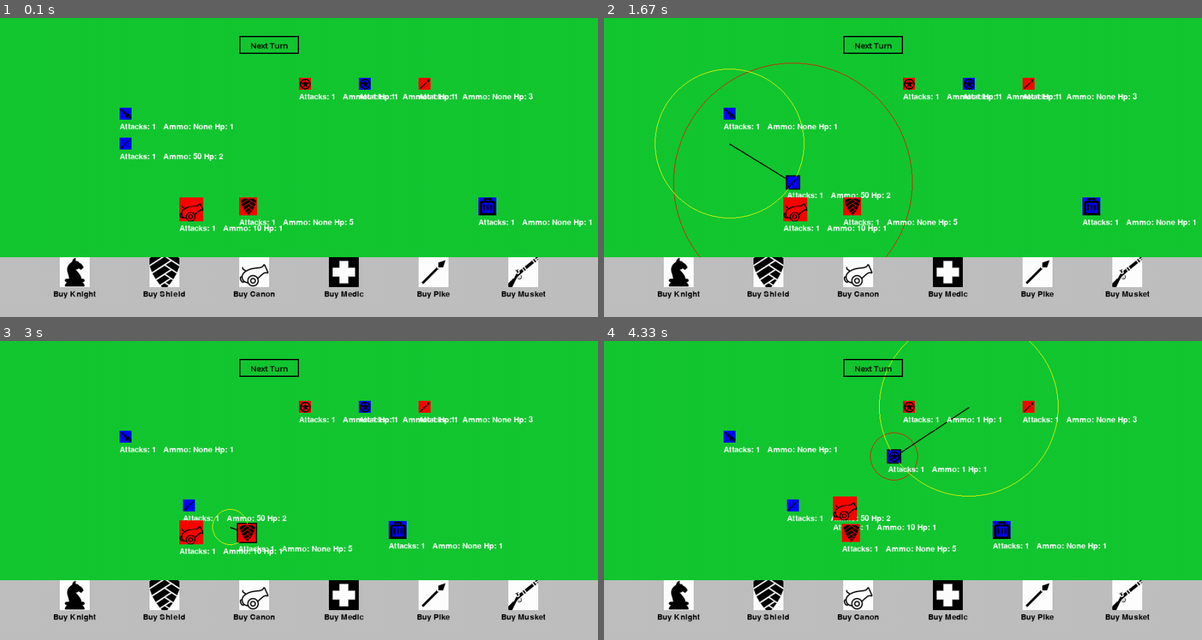
Above: before the commit, frames 1-4 (two rows, left to right).
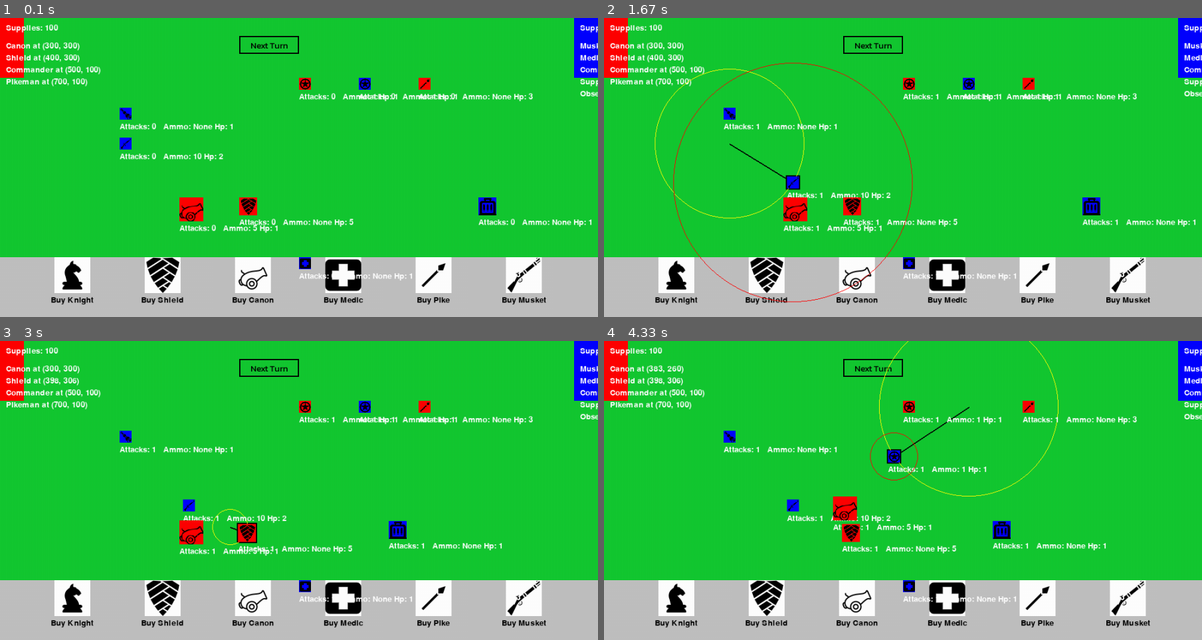
Above: after the commit, the same moments.

Repository: Nockiest/pygame-battleforge.
Game: pygame game, started from app.py
Two runs of this game, one before a commit and one after it. Both use one fixed random seed, a clock stepped at 60 frames per second and the inputs below.
Inputs (mouse positions are in pixels of both pictures, inside the frame that each line leads up to):
- Up to frame 1 (0.1 s): no input
- Up to frame 2 (1.67 s): click "Next Turn" at 0.38 s; press the mouse at (729, 143) at 0.7 s; move the mouse to (711, 149) at 0.8 s; release the mouse at (687, 158) at 0.93 s; press the mouse at (855, 275) at 1.03 s; move the mouse to (825, 251) at 1.13 s; release the mouse at (789, 227) at 1.27 s; press the mouse at (765, 275) at 1.37 s; move the mouse to (807, 245) at 1.47 s; release the mouse at (843, 215) at 1.6 s
- Up to frame 3 (3 s): press the mouse at (484, 529) at 1.7 s; move the mouse to (388, 529) at 1.8 s; release the mouse at (293, 532) at 1.93 s; press the mouse at (245, 529) at 2.03 s; move the mouse to (161, 472) at 2.13 s; release the mouse at (77, 418) at 2.27 s; press the mouse at (251, 598) at 2.37 s; move the mouse to (209, 559) at 2.47 s; release the mouse at (167, 520) at 2.6 s; press the mouse at (269, 367) at 2.7 s; move the mouse to (334, 478) at 2.8 s; release the mouse at (406, 589) at 2.93 s
- Up to frame 4 (4.33 s): press the mouse at (795, 532) at 3.03 s; move the mouse to (920, 520) at 3.13 s; release the mouse at (1052, 511) at 3.27 s; press the mouse at (873, 367) at 3.37 s; move the mouse to (777, 400) at 3.47 s; release the mouse at (681, 436) at 3.6 s; press the mouse at (1034, 598) at 3.7 s; move the mouse to (861, 490) at 3.8 s; release the mouse at (693, 379) at 3.93 s; press the mouse at (968, 406) at 4.03 s; move the mouse to (831, 496) at 4.13 s; release the mouse at (693, 589) at 4.27 s

The runs differ from the first frame. In frame 1, 6.1% of the frame differs, in the area x 0-100%, y 0-96%; in frame 2, 6.0%; in frame 3, 5.9%; in frame 4, 6.0%.

Commit message:
added players class, rendered its information, removing from its own units tupple

Diff:
--- a/app.py
+++ b/app.py
@@ -5,6 +5,7 @@
 from unit_classes import *
 from utils import *
 from buy_bar import *
+from player_actions import Player
 pygame.init()
 
 # Vytvoření obrazovky
@@ -25,30 +26,27 @@
     cur_player = BLUE if cur_player == RED else RED
     print(cur_player)
 
-def assign_units_to_teams(living_units):
-    teams = {}
-    for unit in living_units:
-        color = unit.color
-        if color not in teams:
-            teams[color] = []  # Create an empty list for the color if it doesn't exist
-        teams[color].append(unit)
-    return teams
-
-
 living_units = []
-
-create_unit((Musketeer, 200, 200, BLUE), living_units)
-create_unit((Canon, 300, 300, RED), living_units)
-create_unit((Shield, 400, 300, RED), living_units)
-create_unit((Medic, 500, 400, BLUE), living_units)
-create_unit((Commander, 600, 100, BLUE), living_units)
-create_unit((Commander, 500, 100, RED), living_units)
-create_unit((Pikeman, 700, 100, RED), living_units)
-create_unit((SupplyCart, 800, 300, BLUE), living_units)
-create_unit((Observer, 200, 150, BLUE), living_units)
-teams = assign_units_to_teams(living_units)
-red_team_units = teams[RED]
-blue_team_units = teams[BLUE]
+red_team_supply_ammo = 50
+blue_team_supply_ammo = 50
+
+red_player = Player(RED, 0, 0)
+blue_player = Player(BLUE, WIDTH - 40, 0)
+players = [red_player, blue_player]
+blue_player.create_starting_unit((Musketeer, 200, 200, BLUE), living_units)
+red_player.create_starting_unit((Canon, 300, 300, RED), living_units)
+red_player.create_starting_unit((Shield, 400, 300, RED), living_units)
+blue_player.create_starting_unit((Medic, 500, 400, BLUE), living_units)
+blue_player.create_starting_unit((Commander, 600, 100, BLUE), living_units)
+red_player.create_starting_unit((Commander, 500, 100, RED), living_units)
+red_player.create_starting_unit((Pikeman, 700, 100, RED), living_units)
+blue_player.create_starting_unit((SupplyCart, 800, 300, BLUE), living_units)
+blue_player.create_starting_unit((Observer, 200, 150, BLUE), living_units)
+
+
+
+print(red_player, blue_player)
+
 buy_bar_x = 50
 buy_bar_y = HEIGHT - 100
 buy_button_spacing = 20
@@ -57,25 +55,34 @@
 fps = 60
 clock = pygame.time.Clock()  # will tick eveery second
 
-
-
-def check_game_ended(teams):
-    for team_units in teams.values():
-        print(team_units)
-        has_commander = any(isinstance(unit, Commander) for unit in team_units)
-        print(has_commander)
-        if not has_commander:
-            return True
-    return False
+def find_players_with_same_color(players, cur_player):
+    same_color_player = None
+    for player in players:
+        if player.color == cur_player:
+            same_color_player = player
+            break  # No need to continue searching once a match is found
+
+    if same_color_player is None:
+        raise ValueError(f"No player found with color {cur_player}")
+
+    return same_color_player
+
+# def check_game_ended(teams):
+#     for team_units in teams.values():
+#         print(team_units)
+#         has_commander = any(isinstance(unit, Commander) for unit in team_units)
+#         print(has_commander)
+#         if not has_commander:
+#             return True
+#     return False
 
 def next_turn():
     global living_units
     global teams
-    global red_team_units
-    global blue_team_units
+
     # Your next turn logic here
-    is_win =  check_game_ended(teams)
-    print("game won?", is_win)
+    # is_win =  check_game_ended(teams)
+    # print("game won?", is_win)
     for unit in living_units:
         if isinstance(unit, Medic):
             unit.reset_for_next_turn(living_units)
@@ -83,11 +90,11 @@
             unit.reset_for_next_turn(living_units)
         else:
             unit.reset_for_next_turn()
+        # tohle musím přepsart abych nemusel používat tenhle divnžý elif
     print("Next Turn")
     switch_player()
-    teams = assign_units_to_teams(living_units)
-    red_team_units = teams[RED]
-    blue_team_units = teams[BLUE]
+
+
 
 next_turn_button = Button("Next Turn", 400, 30, 100, 30, next_turn)
 
@@ -139,7 +146,10 @@
         if hit_result:
             remaining_hp = attacked_enemy.take_damage()
             if remaining_hp <= 0:
-                attacked_enemy.remove_from_game(living_units)
+                global cur_player
+                attacked_player = find_players_with_same_color(players, cur_player)
+                print("xyz", attacked_player)
+                attacked_enemy.remove_from_game(living_units, attacked_player)
                 if isinstance(attacked_enemy, Commander):
                     attacked_enemy.lose_game()
 
@@ -180,7 +190,9 @@
                 unit_type_class = globals().get(unit_placement_mode)
                 if unit_type_class:
                     # Call the create_unit function with the class name
-                    create_unit((unit_type_class, event.pos[0], event.pos[1], cur_player), living_units)
+                    player_to_append = find_players_with_same_color(players, cur_player)
+                    print(player_to_append)
+                    player_to_append.create_unit((unit_type_class, event.pos[0], event.pos[1], cur_player), living_units)
                     print(unit_placement_mode, living_units )
                 else:
                     print(f"Error: Unit type {unit_placement_mode} not found.")
@@ -216,6 +228,19 @@
     screen.fill(GREEN)
 
     # RENDER ELEMENTS
+    red_player.render_tender(screen)
+    blue_player.render_tender(screen)
+    next_turn_button.draw(screen)
+    button_bar.draw(screen, HEIGHT - BUTTON_BAR_HEIGHT)
+
+
+    if selected_unit:
+
+        selected_unit.draw_as_active(screen)
+        selected_unit.attack_range_modifiers = 1
+    for unit in living_units :
+
+        unit.render_on_screen(screen)
     if hasattr(selected_unit, 'attack_cross_position'):
         selected_unit.render_attack_cross(screen)
 
@@ -224,17 +249,11 @@
         if selected_unit.remain_actions > 0:
             check_in_observers_range()
             selected_unit.render_attack_circle(screen)
-    if selected_unit:
-
-        selected_unit.draw_as_active(screen)
-        selected_unit.attack_range_modifiers = 1
-
-
-    for unit in living_units :
-
-        unit.render_on_screen(screen)
-    next_turn_button.draw(screen)
-    button_bar.draw(screen, HEIGHT - BUTTON_BAR_HEIGHT)
+
+
+
+
+
 
 
     clock.tick(fps)
--- a/buy_bar.py
+++ b/buy_bar.py
@@ -7,20 +7,24 @@
 
 class BuyButton:
     def __init__(self, icon, unit_type, description):
+
         self.icon = icon
         self.unit_type = unit_type
         self.description = description
-        self.button_width = 50
-        self.button_height = 50
+        self.button_width = 60  # Increased button width to add padding
+        self.button_height = 60  # Increased button height to add padding
         self.button_surface = pygame.Surface((self.button_width, self.button_height))
         self.button_surface.fill((255, 255, 255))  # Fill with white color
 
-        # Center the icon horizontally and vertically within the button
-        icon_x = (self.button_width - icon.get_width()) // 2
-        icon_y = (self.button_height - icon.get_height()) // 2
-        self.button_surface.blit(icon, (icon_x, icon_y))
+        # Calculate padding for the icon
+        icon_padding_x = (self.button_width - icon.get_width()) // 2
+        icon_padding_y = (self.button_height - icon.get_height()) // 2
+
+        # Blit the icon with padding onto the button surface
+        self.button_surface.blit(icon, (icon_padding_x, icon_padding_y))
 
         self.hovered = False  # Track whether the button is currently being hovered over
+
 
     def draw(self, screen, x, y):
         if self.hovered:
--- a/config.py
+++ b/config.py
@@ -13,5 +13,6 @@
 BLUE = (0, 0, 255)
 YELLOW = (255, 255, 0)
 
+
 # Create the tuple
 colors_tuple = (GREEN, WHITE, BLACK, RED, BLUE, YELLOW)
--- /dev/null
+++ b/player_actions.py
@@ -0,0 +1,70 @@
+import pygame
+
+# Define the width and height of the tender rectangle
+TENDER_WIDTH = 40
+TENDER_HEIGHT = 100
+
+class Player:
+    def __init__(self, color, tender_x, tender_y):
+        self.supplies = 100  # Initial supplies
+        self.units = []  # List to store units (use 'list()' to create a copy)
+        self.color = color  # Player's color
+        self.tender_x = tender_x  # X position for the tender rectangle
+        self.tender_y = tender_y  # Y position for the tender rectangle
+
+    def create_unit( self, unit_params, living_units ):
+        # Create the unit object
+        unit_class, x, y,   color, = unit_params
+        unit = unit_class(x=x, y=y,  color=color )
+        if self.supplies >= unit.cost:
+
+            living_units.append(unit)
+            self.units.append(unit)
+            print("hello",unit)
+            self.supplies -= unit.cost
+            print("player has :", self.supplies)
+        else:
+            print("you cant buy this unit")
+            del unit  # Remove the unit from memory since it won't be added to the lists
+            return None
+
+        return unit
+
+    def create_starting_unit(self, unit_params, living_units):
+        unit_class, x, y,   color, = unit_params
+        unit = unit_class(x=x, y=y,  color=color )
+        living_units.append(unit)
+        self.units.append(unit)
+        print("created starting unit")
+
+    def render_tender(self, screen):
+        # Render the tender rectangle on the screen at the specified position
+        tender_rect = pygame.Rect(self.tender_x, self.tender_y, TENDER_WIDTH, TENDER_HEIGHT)
+        pygame.draw.rect(screen, self.color, tender_rect)
+
+        # Create a font object for rendering text
+        font = pygame.font.Font(None, 20)
+
+        # Render the player's supplies on the tender
+        supplies_text = font.render(f"Supplies: {self.supplies}", True, (255, 255, 255))
+        screen.blit(supplies_text, (self.tender_x + 10, self.tender_y + 10))
+
+        # Render the units' information on the tender
+        unit_y = self.tender_y + 40
+        for unit in self.units:
+            unit_info = f"{unit.__class__.__name__} at ({unit.x}, {unit.y})"
+            unit_text = font.render(unit_info, True, (255, 255, 255))
+            screen.blit(unit_text, (self.tender_x + 10, unit_y))
+            unit_y += 20
+
+
+    def get_boost(self):
+        # Add logic to calculate and apply boost to the player's units
+        # (e.g., increase attack, defense, or other attributes)
+        pass
+
+    def announce_defeat(self):
+        if not self.units:
+            print("Player has been defeated.")
+        else:
+            print("Player is still in the game.")
--- a/tempCodeRunnerFile.py
+++ b/tempCodeRunnerFile.py
@@ -1,2 +0,0 @@
-d_team_units = teams[RED]
-    bl
--- a/unit.py
+++ b/unit.py
@@ -20,12 +20,12 @@
 
 
 class Unit:
-    def __init__(self, hp, attack_range, base_actions, base_movement, size, x, y, ammo, icon, color):
+    def __init__(self, hp, attack_range, base_actions, base_movement, size, x, y, ammo, icon, color, cost):
         self.hp = hp
         self.base_hp = hp
         self.attack_range = attack_range
         self.attack_range_modifiers = 1
-        self.remain_actions = base_actions
+        self.remain_actions = 0 #base_actions
         self.base_actions = base_actions
         self.base_movement = base_movement
         self.x = x
@@ -35,6 +35,7 @@
             self.x + self.size//2, self.y + self.size//2)
 
         self.ammo = ammo
+        self.cost = cost
         self.icon = icon
         self.rect = pygame.Rect(x, y, size, size)
         self.selected = False
@@ -193,14 +194,19 @@
         # Check if the target_building is within the capture range of the unit
         # Reduce the capture progress of the building until it is captured
 
-    def remove_from_game(self, units):
-        print(self)
+    def remove_from_game(self, units, cur_player):
+        # Remove the unit from the 'units' list of the player
+        # self.player.units.remove(self)
+        print(cur_player)
+        # Remove the unit from the 'cur_players' array
+        cur_player.units.remove(self)
         units.remove(self)
-        print("unit is dead")
-        print(units)
+        # Set the unit's x, y, and rect attributes to None to remove it from the game field
         self.x = None
         self.y = None
         self.rect = None
+
+        print("Unit is dead")
 
     def reset_for_next_turn(self):
         self.start_turn_position = (
--- a/unit_classes.py
+++ b/unit_classes.py
@@ -3,20 +3,20 @@
 from utils import get_two_units_center_distance
 
 class Melee(Unit):
-    def __init__(self, hp, attack_range, base_actions, base_movement, size, x, y, icon, color):
+    def __init__(self, hp, attack_range, base_actions, base_movement, size, x, y, icon, color, cost):
         super().__init__(hp, attack_range, base_actions,
-                         base_movement, size, x, y, None, icon, color)
+                         base_movement, size, x, y, None, icon, color, cost)
 
 class Ranged(Unit):
-      def __init__(self, hp, attack_range, base_actions, ammo, base_movement, size, x, y, icon, color):
+      def __init__(self, hp, attack_range, base_actions, ammo, base_movement, size, x, y, icon, color, cost):
         super().__init__(hp, attack_range, base_actions,
-                         base_movement, size, x, y, ammo, icon, color)
+                         base_movement, size, x, y, ammo, icon, color, cost)
 
 class Support(Unit):
-    def __init__(self, hp, attack_range, base_actions, base_movement, size, x, y, icon, color):
+    def __init__(self, hp, attack_range, base_actions, base_movement, size, x, y, icon, color, cost):
         # Call the constructor of the parent class (Unit) without specifying the 'ammo' parameter
         super().__init__(hp, attack_range, base_actions,
-                         base_movement, size, x, y, None, icon, color)
+                         base_movement, size, x, y, None, icon, color, cost)
 
     def try_attack(self, click_pos, living_units):
         return ("this is a support unit and cant attack")
@@ -24,15 +24,15 @@
 class Knight(Melee):
     def __init__(self, x, y,   color):
         super().__init__(hp=2, attack_range=30, base_actions=1, base_movement=200,
-                         size=30, x=x, y=y,   icon="knight.png",   color=color)
+                         size=30, x=x, y=y,   icon="knight.png",   color=color, cost=20)
 
     # Additional methods or overrides for the Knight class
 
 
 class Pikeman(Melee):
-    def __init__(self, x, y,  color):
+    def __init__(self, x, y,  color ):
         super().__init__(hp=3, attack_range=30, base_actions=1, base_movement=100,
-                         size=20, x=x, y=y,  icon="pike.png",   color=color)
+                         size=20, x=x, y=y,  icon="pike.png",   color=color, cost=10)
 
     # Additional methods or overrides for the Pikeman class
 
@@ -42,7 +42,7 @@
 class Musketeer(Ranged):
     def __init__(self,   x, y,  color):
         super().__init__(hp=2, attack_range=200,base_actions=1, base_movement=125,
-                         size=20, x=x, y=y, ammo=50, icon="musket.png",   color=color)
+                         size=20, x=x, y=y, ammo=10, icon="musket.png",   color=color, cost=15)
 
     # Additional methods or overrides for the Musketeer class
 
@@ -50,14 +50,14 @@
 class Canon(Ranged):
     def __init__(self,  x, y,  color):
         super().__init__(hp=1, attack_range=300, base_actions=1, base_movement=50,
-                         size=40, x=x, y=y, ammo=10, icon="canon.png",  color=color)
+                         size=40, x=x, y=y, ammo=5, icon="canon.png",  color=color, cost=30)
 
     # Additional methods or overrides for the Cannon class
 
 class Commander(Ranged):
     def __init__(self, x, y, color):
         super().__init__(hp=1, attack_range=40, base_actions=1, base_movement=150,
-                         size=20, x=x, y=y, ammo=1, icon="commander.png", color=color)
+                         size=20, x=x, y=y, ammo=1, icon="commander.png", color=color, cost=10000)
 
     # Additional methods or overrides for the Commander class
     def support(self):
@@ -72,7 +72,7 @@
 class Medic(Support):
     def __init__(self, x, y, color):
         super().__init__(hp=1, attack_range=100,base_actions=1, base_movement=75,
-                         size=20, x=x, y=y,  icon="medic.png",   color=color)
+                         size=20, x=x, y=y,  icon="medic.png",   color=color, cost=500)
 
 
     def reset_for_next_turn(self, living_units):
@@ -92,7 +92,8 @@
 class SupplyCart(Support):
     def __init__(self,   x, y,  color):
         super().__init__(hp=1, attack_range=0, base_actions=1, base_movement=150,
-                         size=30, x=x, y=y,   icon="supply.png",   color=color)
+                         size=30, x=x, y=y,   icon="supply.png",   color=color, cost=500)
+        self.supply = 50
 
     # Additional methods or overrides for the Supply Cart class
     def reset_for_next_turn(self, living_units):
@@ -106,19 +107,20 @@
         for unit in units:
             # Check if the target unit is not a Melee or Support unit
             if not isinstance(unit, (Melee, Support)):
-                distance = get_two_units_center_distance(self,unit)
+                distance = get_two_units_center_distance(self,unit   )
                 if distance <= self.base_movement:
                     unit.ammo += 1  # Provide the target unit with 10 ammo
+                    self.supply -= 1
 
 
 class Observer(Support):
     def __init__(self, x, y,  color):
         super().__init__(hp=1, attack_range=0, base_actions=1,  base_movement=50,
-                         icon="spyglass.png", size=20, x=x, y=y,  color=color)
+                         icon="spyglass.png", size=20, x=x, y=y,  color=color, cost=500)
 
 class Shield(Support):
     def __init__(self, x, y, color):
         super().__init__(hp=5, attack_range=0,base_actions=1, base_movement=30,
-                         size=30, x=x, y=y,   icon="armor.png",  color=color)
+                         size=30, x=x, y=y,   icon="armor.png",  color=color, cost=500)
 
     # Additional methods or overrides for the Shield class
--- a/utils.py
+++ b/utils.py
@@ -15,10 +15,11 @@
         total_sum += value
     return total_sum
 
-def create_unit( unit_params,   living_units):
+
+def create_unit( unit_params, living_units,     ):
     # Create the unit object
     unit_class, x, y,   color, = unit_params
-    unit = unit_class(x=x, y=y,  color=color)
+    unit = unit_class(x=x, y=y,  color=color )
 
     living_units.append(unit)
     # Update the teams dictionary to store the unit in the corresponding color's list
